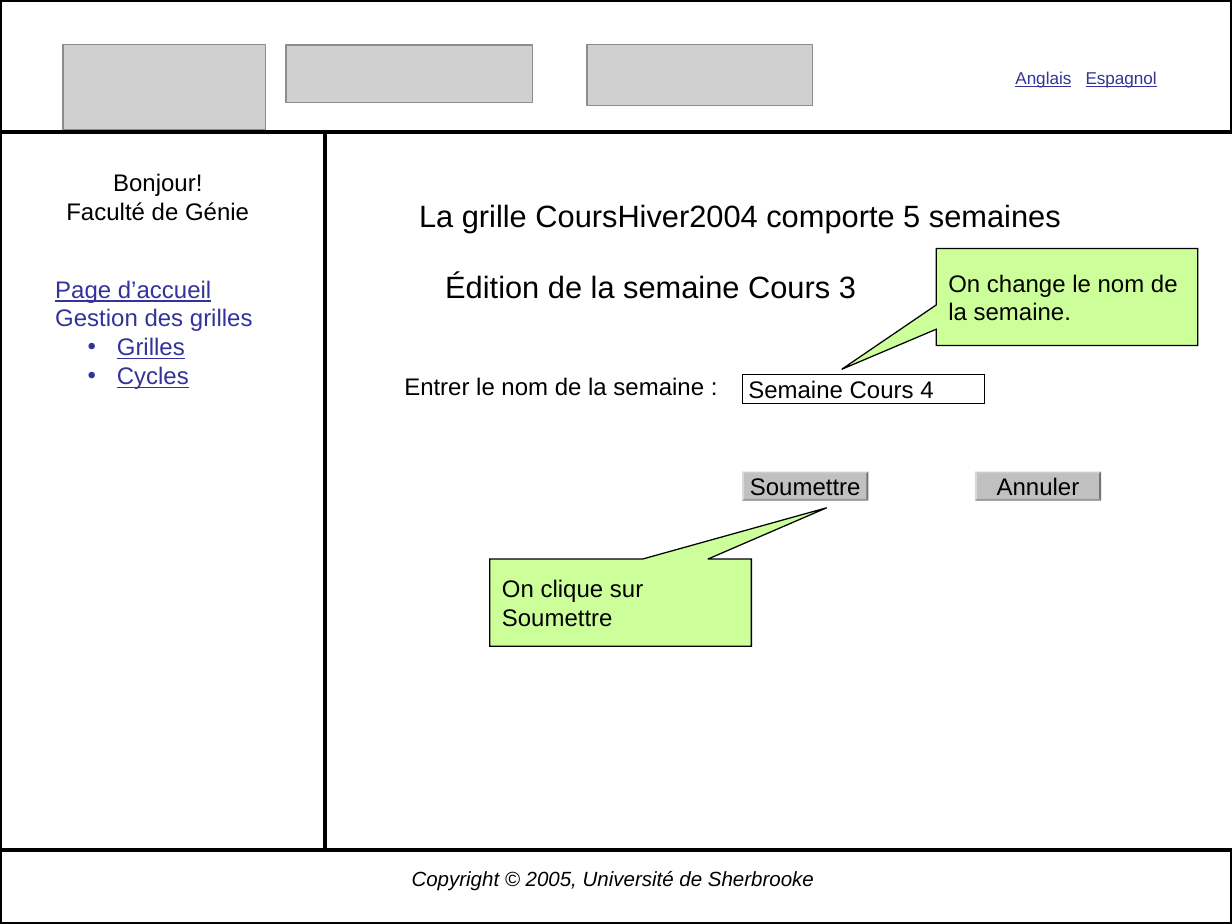
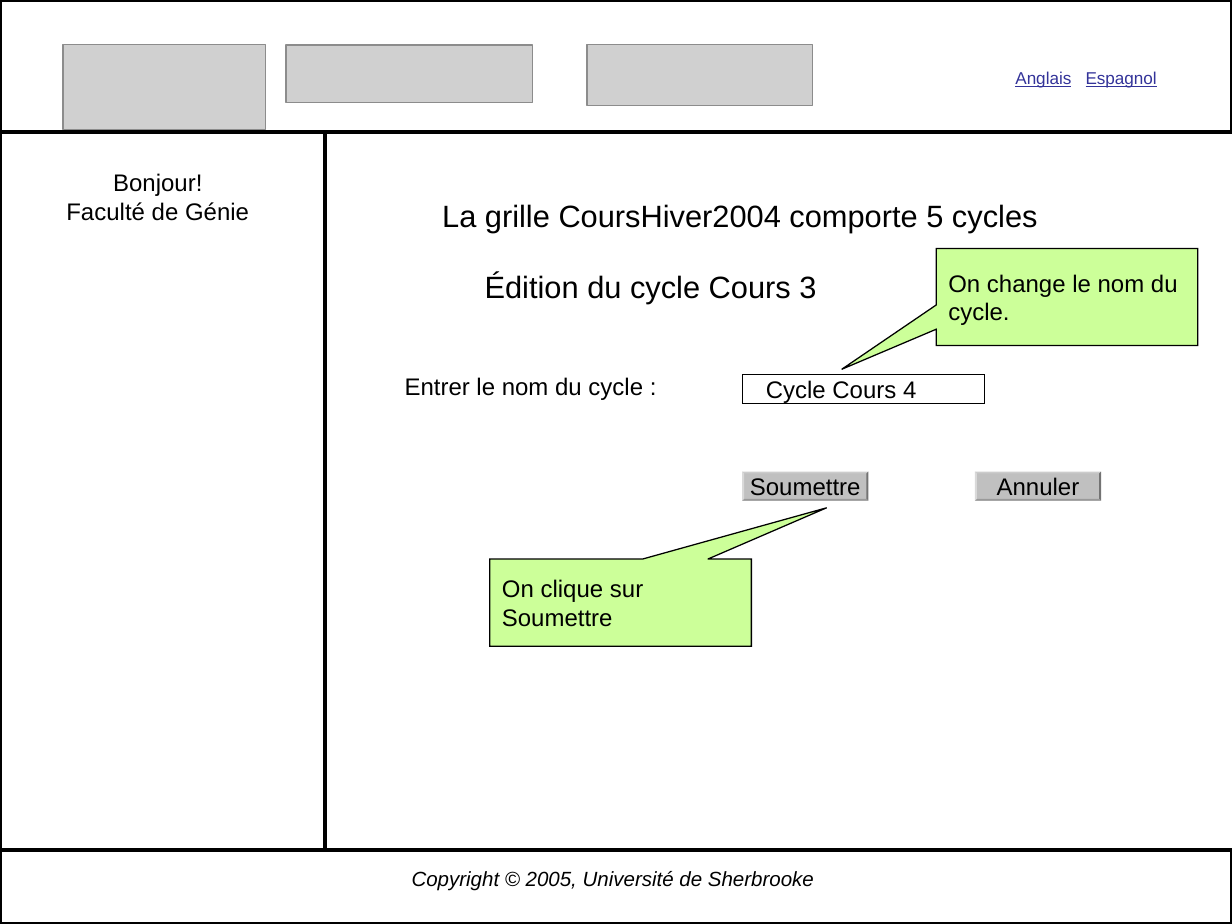
Before and after one commit to gonr1001/diamant, a slide deck: slide 37 of Diamant2.0/Conception/CreationGrille2.ppt (slide 32 before the commit). Drawn at 1232x924 pixels with LibreOffice and Linux fonts; fonts in the diff are those of the drawing; grey boxes stand for pictures. Boxes give left, top, right and bottom in pixels: in the first picture for what was removed or moved away, otherwise in the second. Text is boxed around its words. In the diff, an @@ line names an element or a change of style, - is before the commit and + after.

```diff
--- a/Diamant2.0/Conception/CreationGrille2.ppt
+++ b/Diamant2.0/Conception/CreationGrille2.ppt
@@ text at (x1=442, y1=204, x2=1038, y2=233): text changed @@
-La grille CoursHiver2004 comporte 5 semaines
+La grille CoursHiver2004 comporte 5 cycles
@@ text removed at (x1=55, y1=280, x2=253, y2=389) @@
-Page d’accueil
-Gestion des grilles
-  • Grilles
-  • Cycles
@@ text at (x1=485, y1=273, x2=816, y2=303): text changed @@
-Édition de la semaine Cours 3
+Édition du cycle Cours 3
@@ text in speech box at (x1=948, y1=274, x2=1178, y2=325): text changed @@
-On change le nom de la semaine.
+On change le nom du cycle.
@@ text at (x1=405, y1=377, x2=643, y2=400): text changed @@
-Entrer le nom de la semaine :
+Entrer le nom du cycle :
@@ text at (x1=766, y1=380, x2=916, y2=404): text changed @@
-Semaine Cours 4
+Cycle Cours 4
```
Also in this commit, not shown: 20 other slides changed, 5 slides added, 3 other files.
